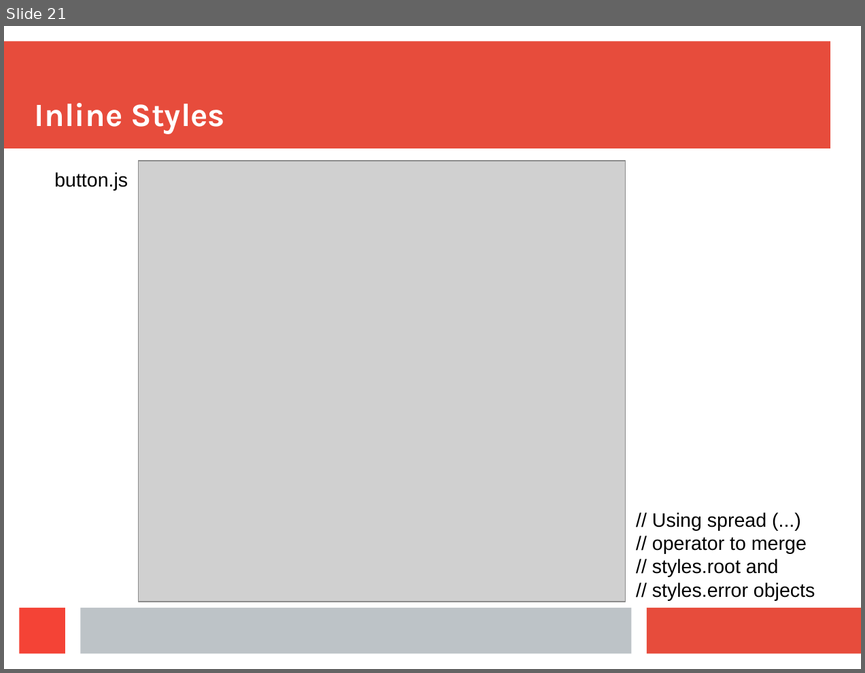
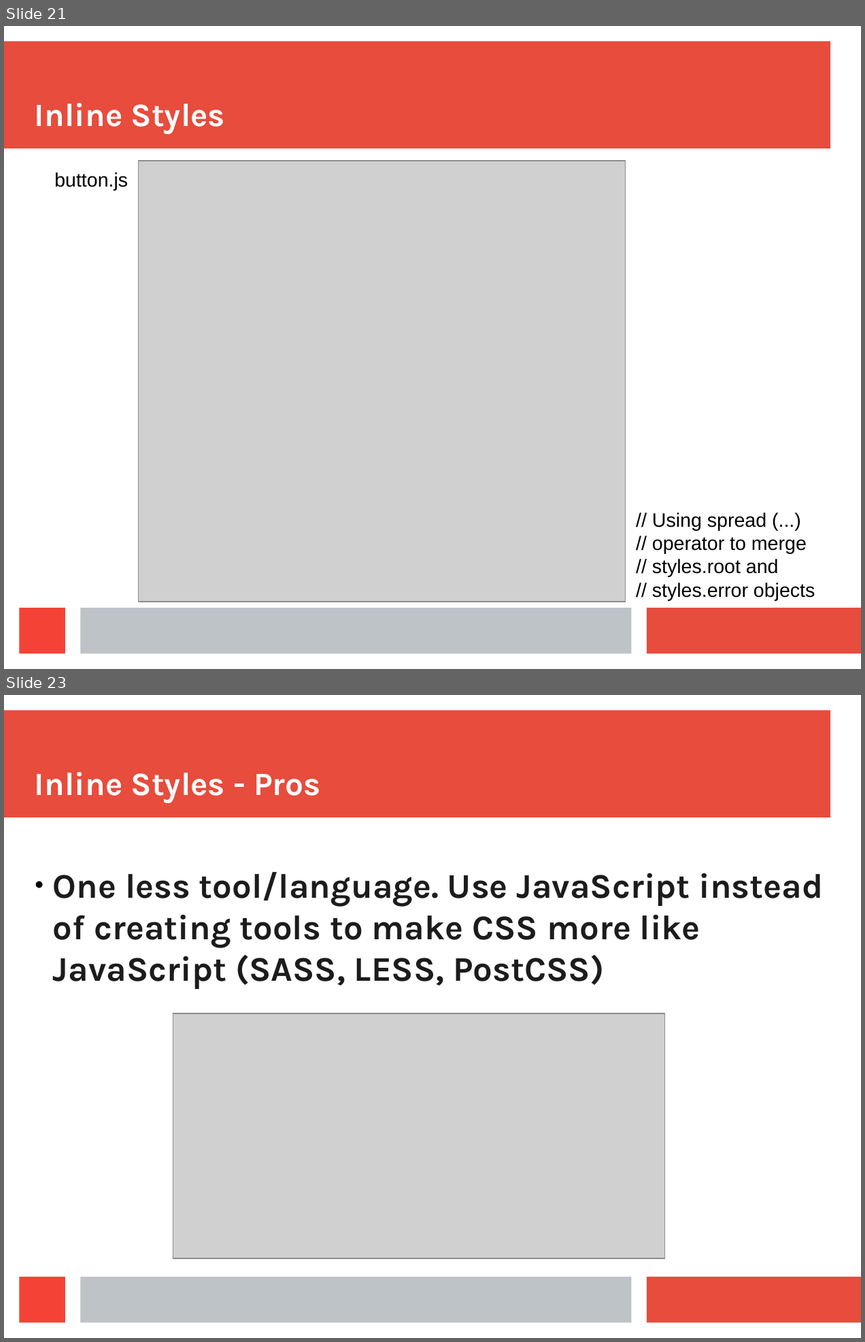
Before and after one commit to aruberto/styling-javascript-components, a slide deck: styling_react_components.odp. Shown one above the other, each under a label of ours: slide 21 before the commit, slides 21 and 23 after it; the slides between them are not shown. The pictures are 865x673 and 865x1342 pixels, drawn with LibreOffice and Linux fonts; fonts in the diff are those of the drawing; grey boxes stand for pictures. Boxes give left, top, right and bottom in pixels: in the first picture for what was removed or moved away, otherwise in the second. Text is boxed around its words. In the diff, an @@ line names an element or a change of style, - is before the commit and + after.

Commit message:
inline style hover

```diff
--- a/styling_react_components.odp
+++ b/styling_react_components.odp
@@ slide 23 added at [4,695,861,1338], background #FFFFFF; not listed: 4 template elements that a slide beside it also shows @@
@@ title added at [35,772,321,803], 30.1 pt, text #FFFFFF, bold @@
+Inline Styles - Pros
@@ text added at [53,872,823,989], 32 pt, text #1C1C1C, bold @@
+● One less tool/language. Use JavaScript instead of creating tools to make CSS more like JavaScript (SASS, LESS, PostCSS)
@@ picture added at [173,1013,666,1258] @@
```
Also in this commit, not shown: 2 slides changed, 5 other slides added, 4 other files.
